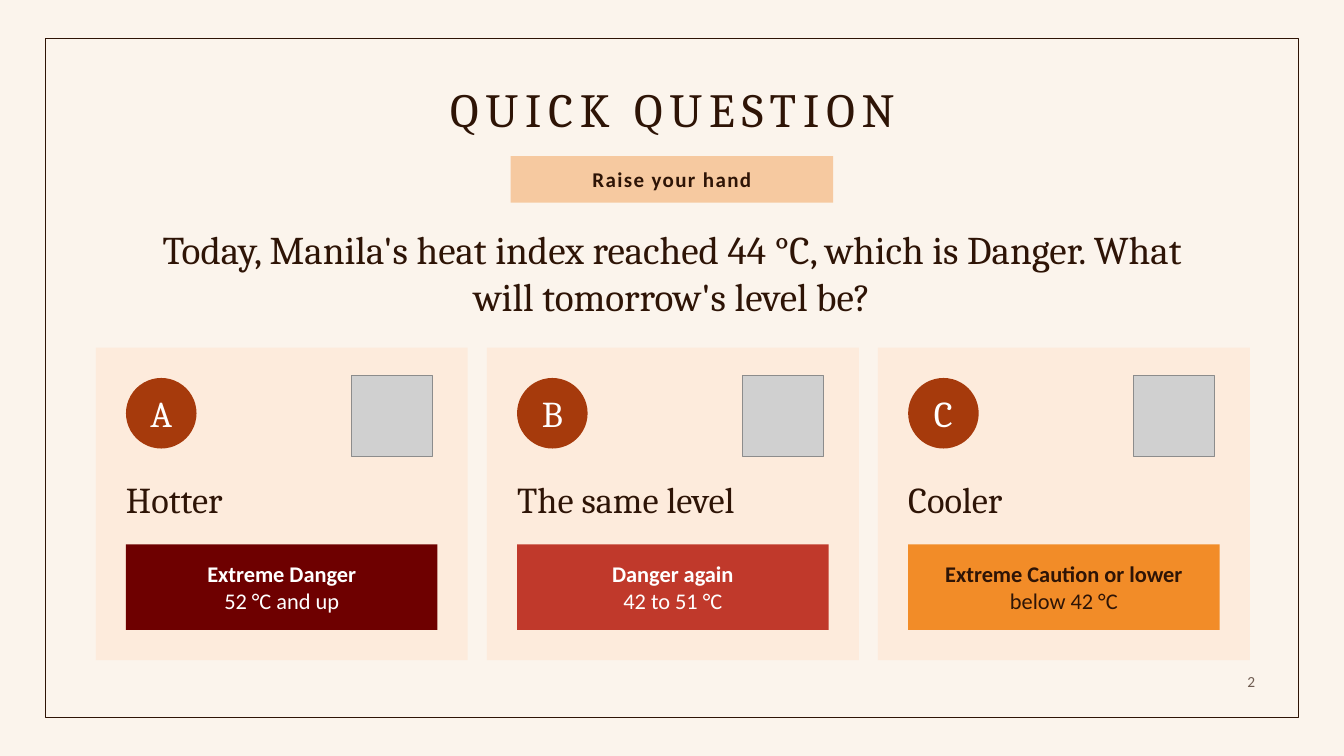
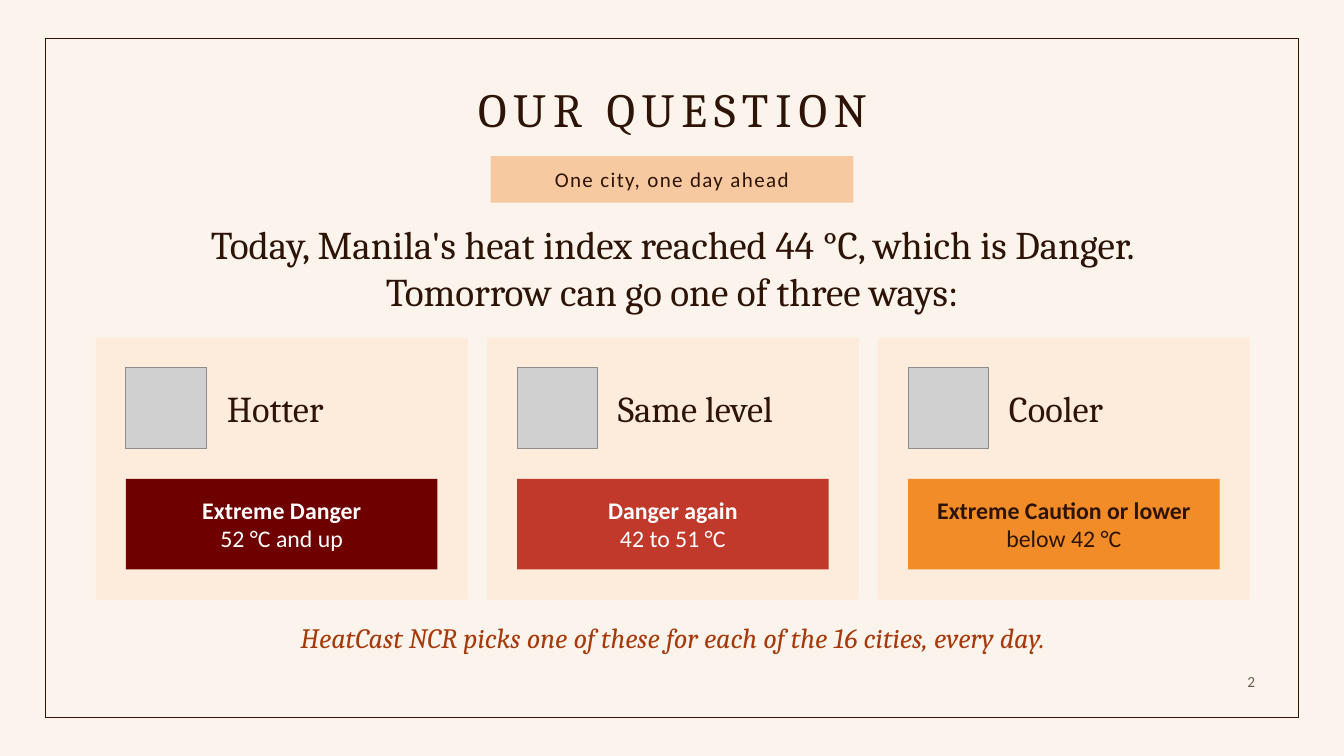
Before and after one commit to keyyum/heatcast-ncr-simple, a slide deck: slide 2 of presentation/HeatCast_NCR_Presentation.pptx. Drawn at 1344x756 pixels with LibreOffice and Linux fonts; fonts in the diff are those of the drawing; grey boxes stand for pictures. Boxes give left, top, right and bottom in pixels: in the first picture for what was removed or moved away, otherwise in the second. Text is boxed around its words. In the diff, an @@ line names an element or a change of style, - is before the commit and + after.

```diff
--- a/presentation/HeatCast_NCR_Presentation.pptx
+++ b/presentation/HeatCast_NCR_Presentation.pptx
@@ title at [478,95,867,135]: text changed @@
-QUICK QUESTION
+OUR QUESTION
@@ rectangle "One city, one day ahead": place and size @@
-rectangle "One city, one day ahead" at [511,156,834,203]
+rectangle "One city, one day ahead" at [491,156,854,203]
@@ text in rectangle at [555,172,788,191]: text changed; bold off @@
-Raise your hand
+One city, one day ahead
@@ text at [211,231,1134,315]: text changed @@
-Today, Manila's heat index reached 44 °C, which is Danger. What will tomorrow's level be?
+Today, Manila's heat index reached 44 °C, which is Danger. Tomorrow can go one of three ways:
@@ rectangle: place and size @@
-rectangle at [96,348,468,660]
+rectangle at [96,338,468,600]
@@ rectangle: place and size @@
-rectangle at [487,348,859,660]
+rectangle at [487,338,859,600]
@@ rectangle: place and size @@
-rectangle at [878,348,1250,660]
+rectangle at [878,338,1250,600]
@@ ellipse removed at [126,378,197,449] @@
@@ text "Hotter": place and size @@
-text "Hotter" at [126,488,223,514]
+text "Hotter" at [227,397,324,423]
@@ ellipse removed at [517,378,588,449] @@
@@ 3 pictures: place and size @@
-3 pictures at [352,376,1215,457]
+3 pictures at [126,368,989,449]
@@ ellipse removed at [908,378,979,449] @@
@@ text "Cooler": place and size @@
-text "Cooler" at [908,487,1002,514]
+text "Cooler" at [1009,396,1103,423]
@@ text removed at [150,402,172,427] @@
-A
@@ text removed at [542,402,563,427] @@
-B
@@ text at [618,396,773,423]: text changed @@
-The same level
+Same level
@@ text removed at [934,402,953,428] @@
-C
@@ rectangle "Extreme Danger": place and size @@
-rectangle "Extreme Danger" at [126,544,438,630]
+rectangle "Extreme Danger" at [126,479,438,570]
@@ rectangle "Danger again": place and size @@
-rectangle "Danger again" at [517,544,829,630]
+rectangle "Danger again" at [517,479,829,570]
@@ size 16 to 17 pt in 3 elements at [126,479,438,570], [517,479,829,570], [908,479,1220,570] @@
@@ rectangle "Extreme Caution or lower": place and size @@
-rectangle "Extreme Caution or lower" at [908,544,1220,630]
+rectangle "Extreme Caution or lower" at [908,479,1220,570]
@@ text added at [300,628,1045,654], 20 pt, text #A63A0C, italic @@
+HeatCast NCR picks one of these for each of the 16 cities, every day.
```
Also in this commit, not shown: 3 other slides changed, 4 other files.
